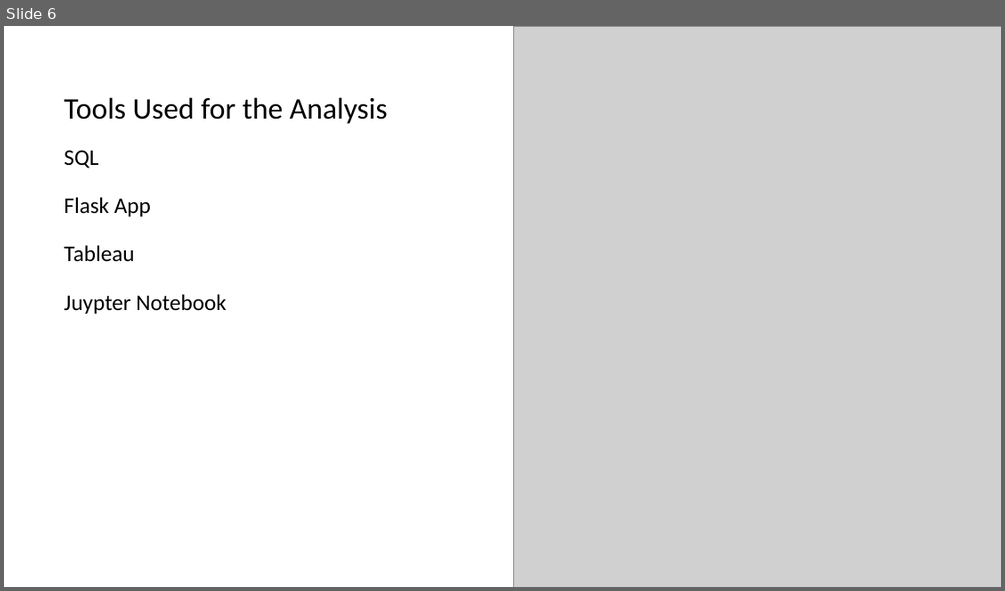
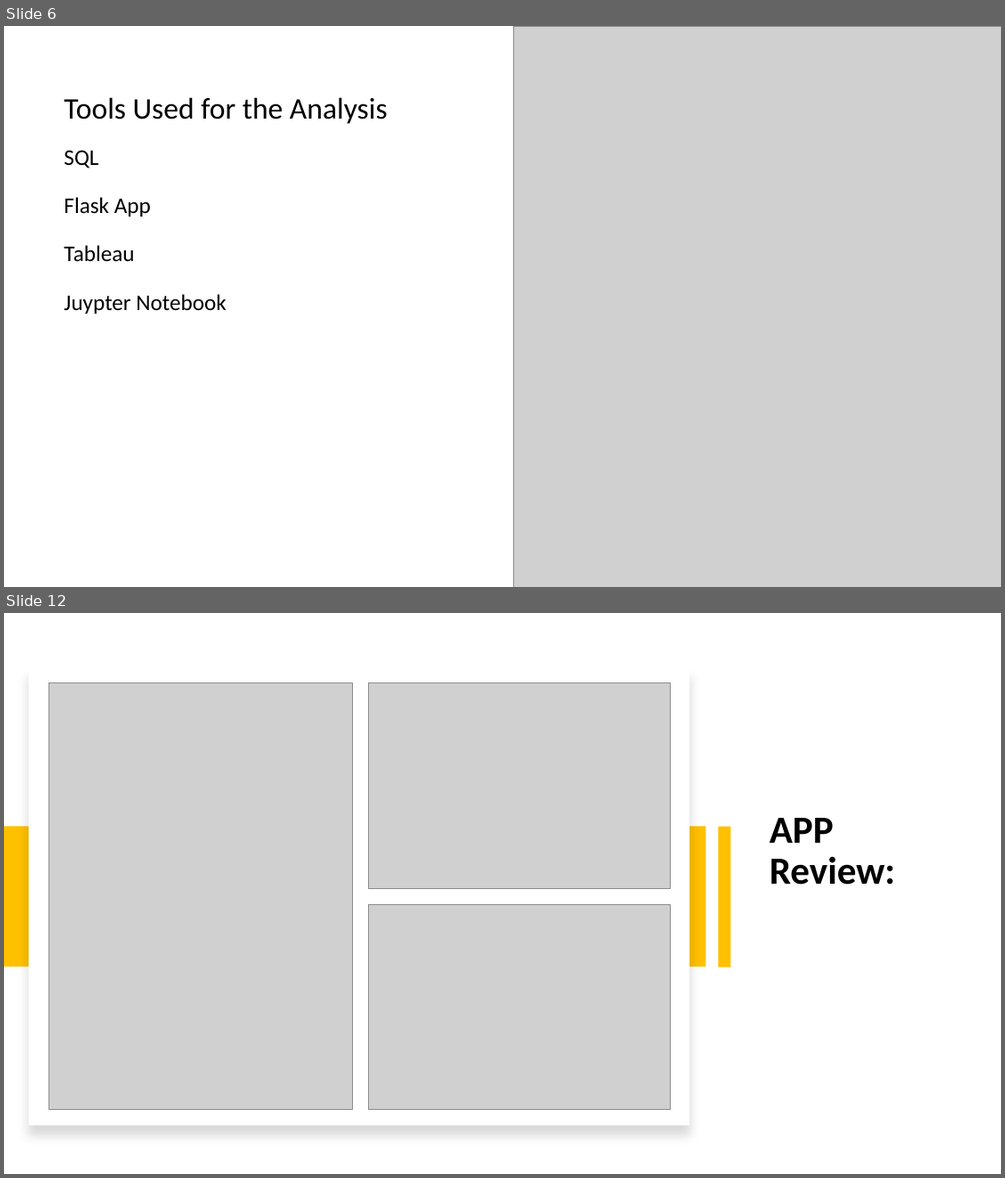
Before and after one commit to pauls21033/Machine-Learning-Predicting-Stroke-Model-Project, a slide deck: Stroke_Anaylsis_Presentation(final) (1).pptx. Shown one above the other, each under a label of ours: slide 6 before the commit, slides 6 and 12 after it; the slides between them are not shown. The pictures are 1005x591 and 1005x1178 pixels, drawn with LibreOffice and Linux fonts; fonts in the diff are those of the drawing; grey boxes stand for pictures. Boxes give left, top, right and bottom in pixels: in the first picture for what was removed or moved away, otherwise in the second. Text is boxed around its words. In the diff, an @@ line names an element or a change of style, - is before the commit and + after.

```diff
--- a/Stroke_Anaylsis_Presentation(final) (1).pptx
+++ b/Stroke_Anaylsis_Presentation(final) (1).pptx
@@ slide 12 added at [4, 613, 1001, 1174], background #FFFFFF @@
@@ rectangle added at [29, 667, 689, 1126], fill #FFFFFF @@
@@ picture added at [48, 683, 353, 1110] @@
@@ picture added at [369, 683, 671, 888] @@
@@ title added at [769, 818, 896, 884], 37 pt, text #000000, bold @@
+APP Review:
@@ rectangle added at [4, 827, 706, 967], fill #FFC000 @@
@@ rectangle added at [718, 827, 730, 967], fill #FFC000 @@
@@ picture added at [369, 905, 671, 1110] @@
```
Also in this commit, not shown: 2 slides changed, 5 other slides added.
